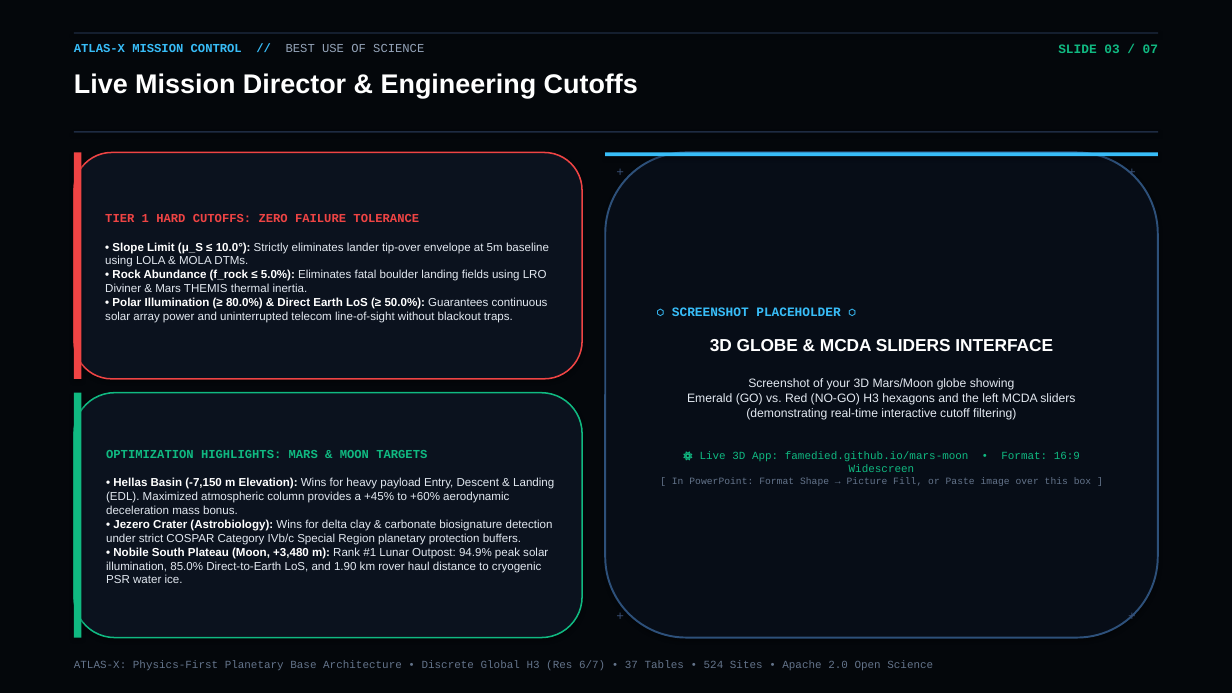
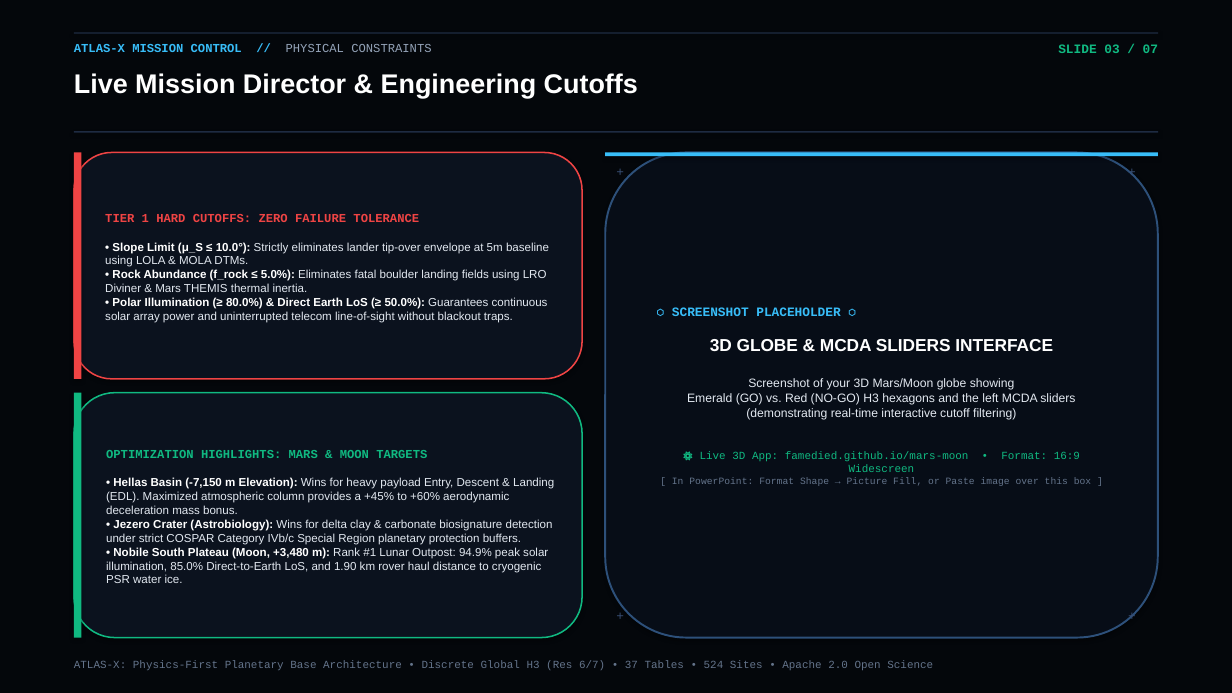
Before and after one commit to FameDied/mars-moon, a slide deck: slide 3 of ATLAS-X_Planetary_Architecture_Presentation.pptx. Drawn at 1232x693 pixels with LibreOffice and Linux fonts; fonts in the diff are those of the drawing. Boxes give left, top, right and bottom in pixels: in the first picture for what was removed or moved away, otherwise in the second. Text is boxed around its words. In the diff, an @@ line names an element or a change of style, - is before the commit and + after.

```diff
--- a/ATLAS-X_Planetary_Architecture_Presentation.pptx
+++ b/ATLAS-X_Planetary_Architecture_Presentation.pptx
@@ text at [74, 44, 431, 52]: text changed @@
-ATLAS-X MISSION CONTROL // BEST USE OF SCIENCE
+ATLAS-X MISSION CONTROL // PHYSICAL CONSTRAINTS
```
Also in this commit, not shown: 6 other slides changed, 3 other files.
